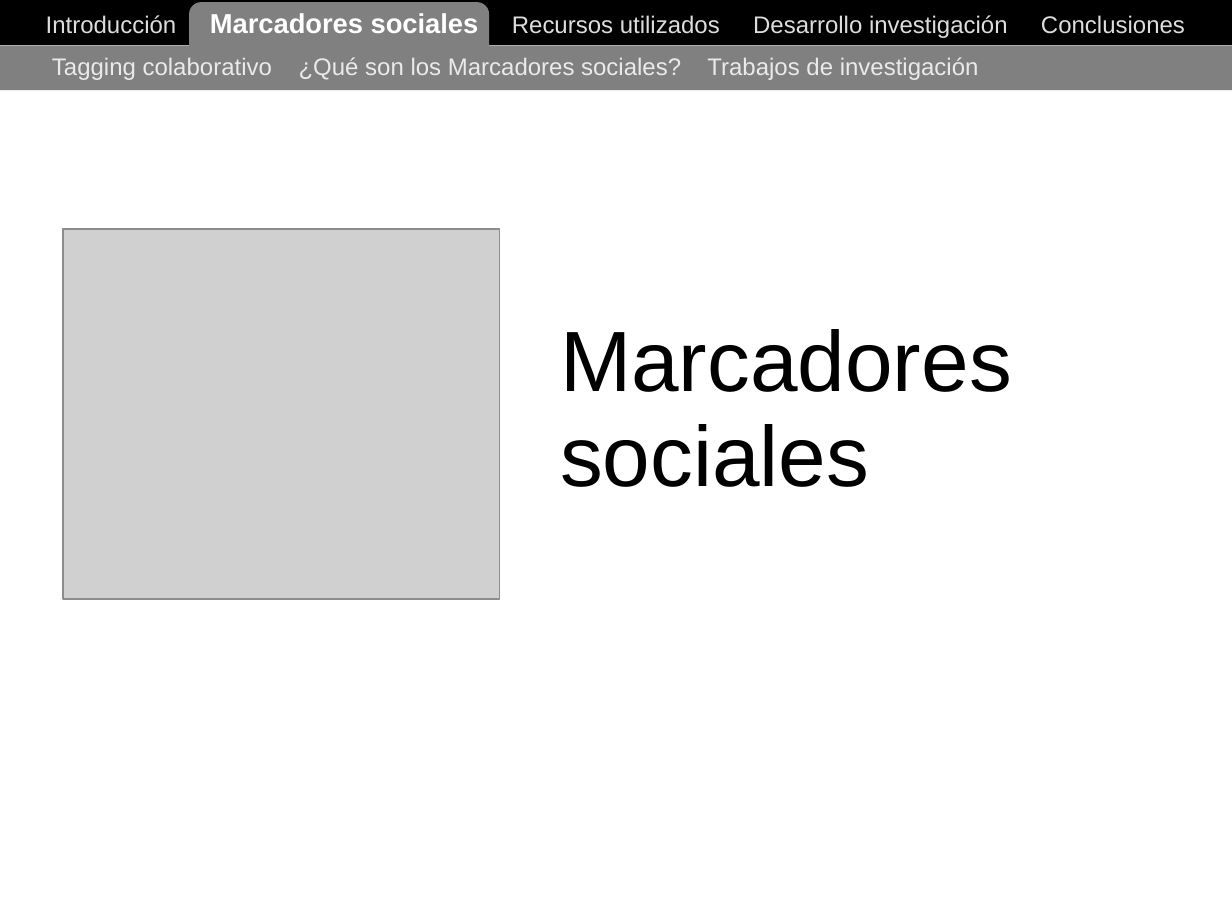
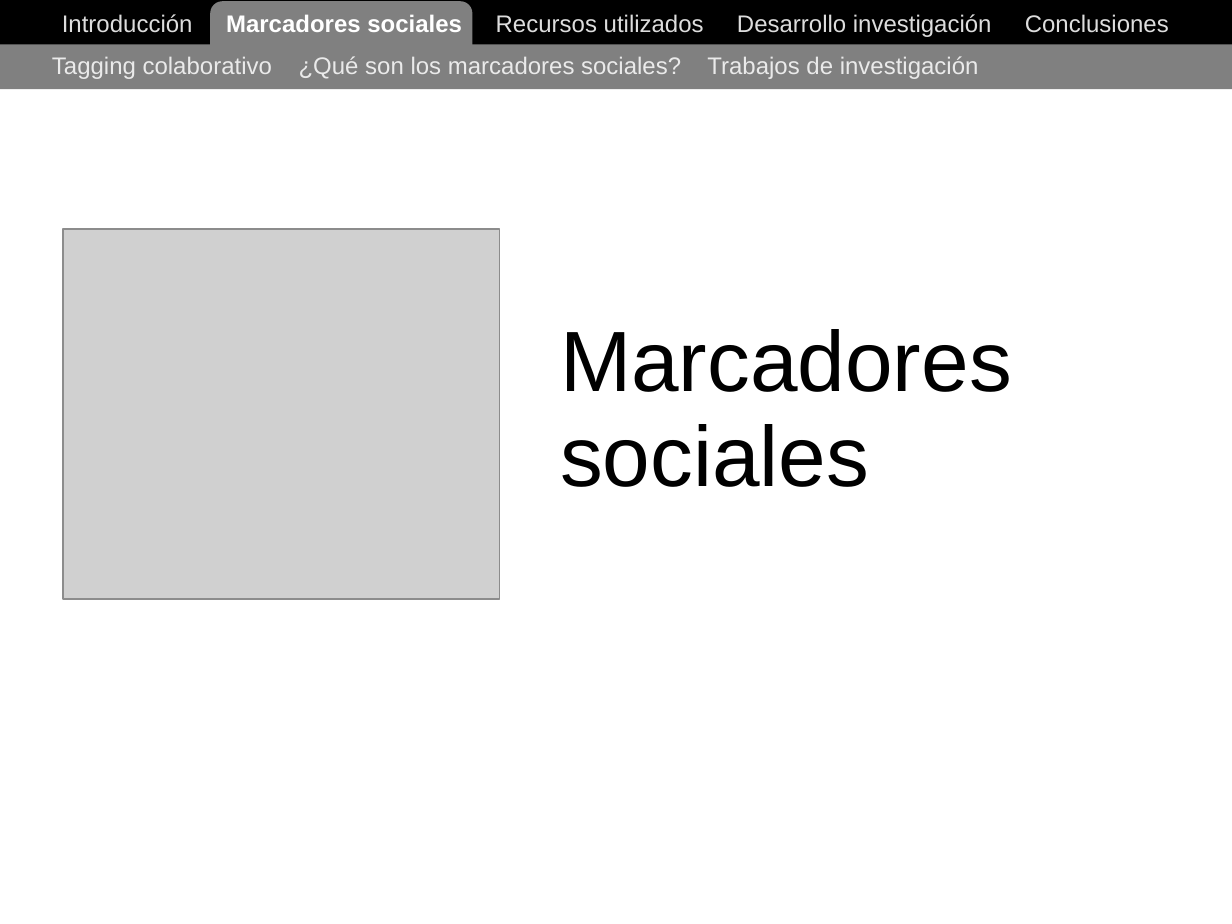
Before and after one commit to ak907kenai/nicotournetesis, a slide deck: slide 11 of docs_trunk/Nicolás Tourné - Presentación Tesis (v1).ppt (slide 6 before the commit). Drawn at 1232x924 pixels with LibreOffice and Linux fonts; fonts in the diff are those of the drawing; grey boxes stand for pictures. Boxes give left, top, right and bottom in pixels: in the first picture for what was removed or moved away, otherwise in the second. Text is boxed around its words. In the diff, an @@ line names an element or a change of style, - is before the commit and + after.

```diff
--- a/docs_trunk/Nicolás Tourné - Presentación Tesis (v1).ppt
+++ b/docs_trunk/Nicolás Tourné - Presentación Tesis (v1).ppt
@@ text "Introducción Marcadores sociales Recursos utilizados ..." at [62,14,1169,37]: size 16 to 14 pt in "Marcadores sociales" @@
@@ rounded rectangle: place and size @@
-rounded rectangle at [188,2,489,75]
+rounded rectangle at [211,1,473,74]
@@ text at [52,56,979,79]: text changed @@
-Tagging colaborativo ¿Qué son los Marcadores sociales? Trabajos de investigación
+Tagging colaborativo ¿Qué son los marcadores sociales? Trabajos de investigación
```
Also in this commit, not shown: 5 other slides changed, 17 slides added, 2 other files.
